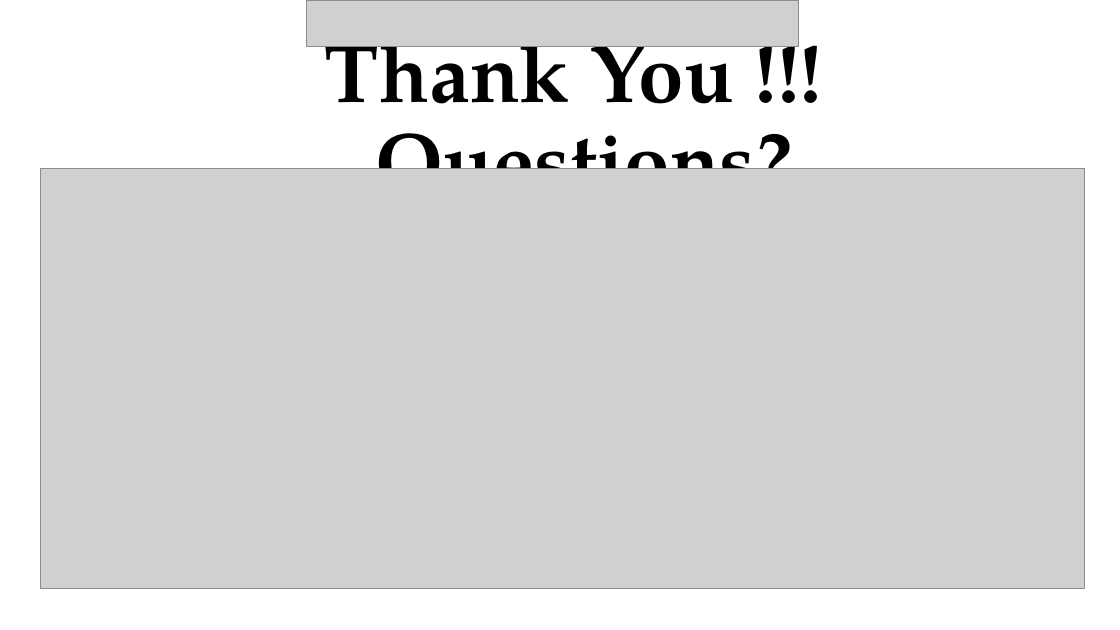
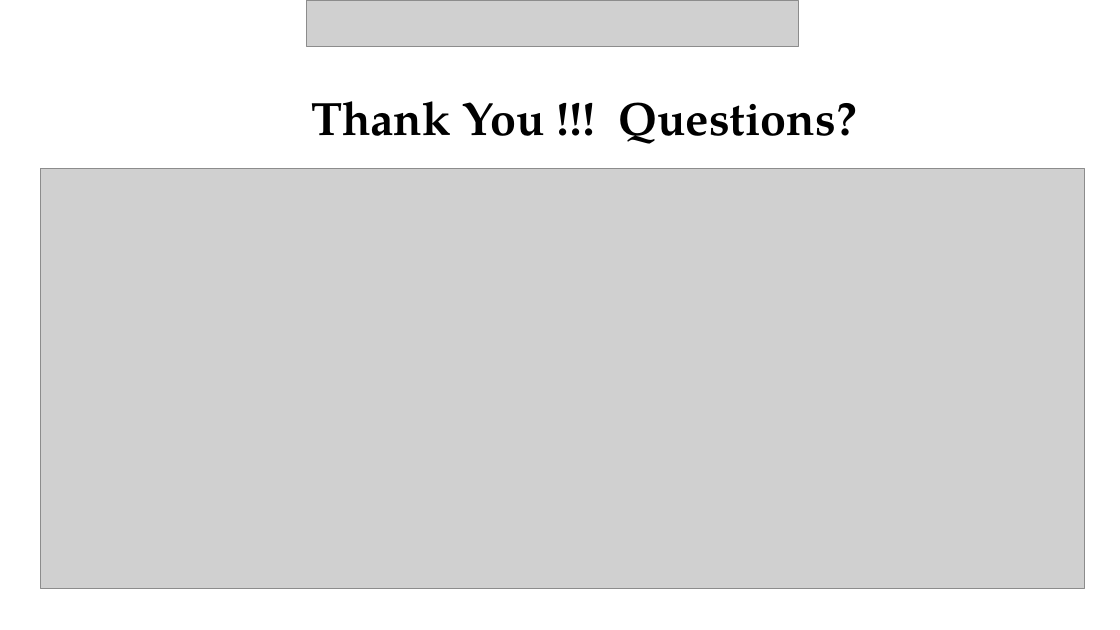
Before and after one commit to sanika-2811/oee-smart-factory, a slide deck: slide 38 of presentation/OEE_Smart_Factory_Presentation.pptx (slide 16 before the commit). Drawn at 1120x630 pixels with LibreOffice and Linux fonts; fonts in the diff are those of the drawing; grey boxes stand for pictures; background and template pictures are left out. Boxes give left, top, right and bottom in pixels: in the first picture for what was removed or moved away, otherwise in the second. Text is boxed around its words. In the diff, an @@ line names an element or a change of style, - is before the commit and + after.

```diff
--- a/presentation/OEE_Smart_Factory_Presentation.pptx
+++ b/presentation/OEE_Smart_Factory_Presentation.pptx
@@ title "Thank You !!! Questions?" at (311,101,857,144): size 70 to 40 pt @@
```
Also in this commit, not shown: 8 other slides changed, 29 slides added, 7 slides removed, 5 other files.
